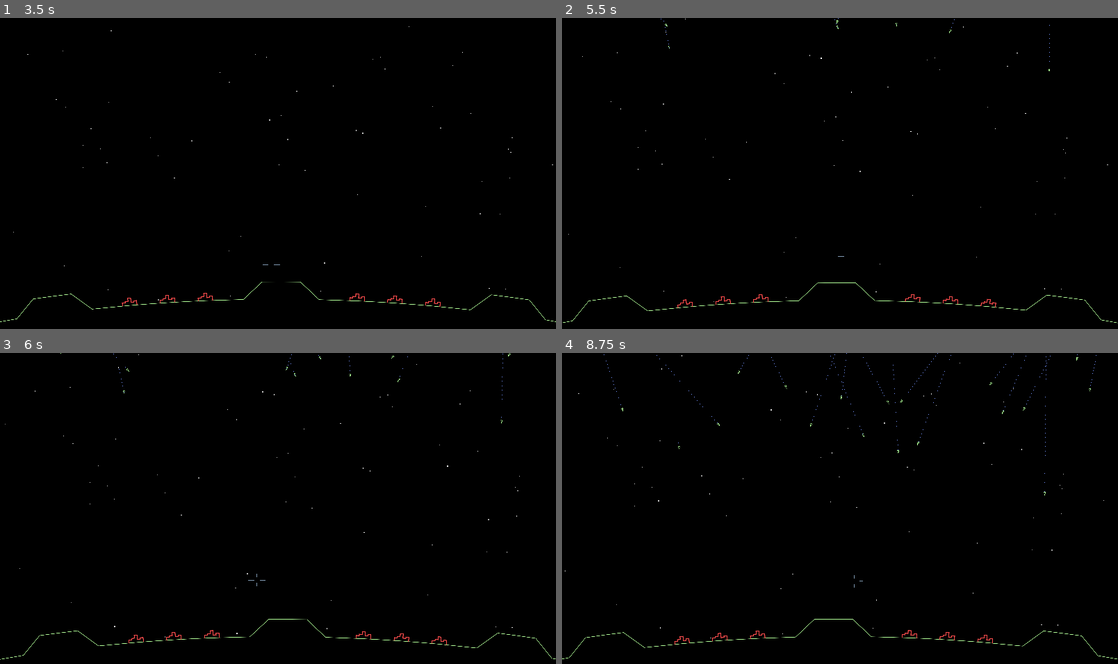
Above: before the commit, frames 1-4 (two rows, left to right).
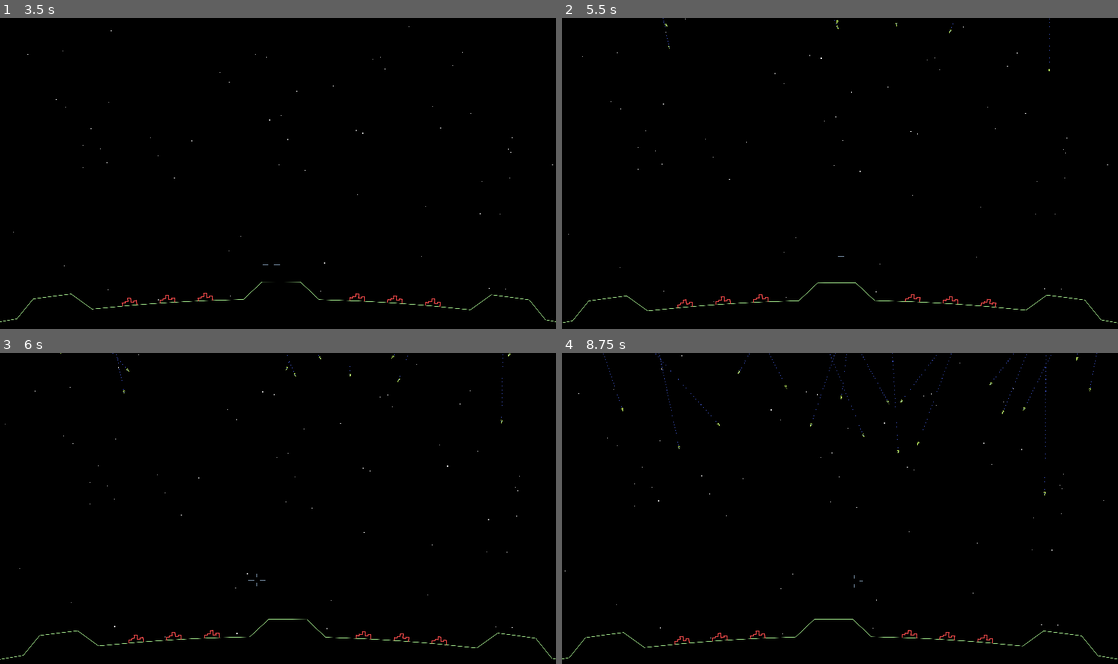
Above: after the commit, the same moments.

Repository: tartley/missile-commander
Game: Godot game, scene res://main.tscn
Same seed, same stepped clock (60 frames per second), same inputs: the game is played once before the commit and once after it.
Inputs (mouse positions are in pixels of both pictures, inside the frame that each line leads up to):
- Up to frame 1 (3.5 s): tap Enter at 0.5, 2 s; move the mouse to (305, 173) at 0.52 s; tap Space at 1.25, 2.75 s; move the mouse to (250, 176) at 1.27 s; move the mouse to (289, 167) at 2.02 s; move the mouse to (272, 179) at 2.77 s
- Up to frame 2 (5.5 s): tap Enter at 3.5 s; move the mouse to (878, 176) at 3.52 s; move the mouse to (795, 170) at 4.27 s; tap Space at 5 s; move the mouse to (845, 173) at 5.02 s
- Up to frame 3 (6 s): move the mouse to (255, 502) at 5.77 s
- Up to frame 4 (8.75 s): move the mouse to (867, 508) at 6.52 s; move the mouse to (812, 511) at 7.27 s; move the mouse to (851, 502) at 8.02 s

Frame 1 is identical in both runs. In frame 2, less than 0.1% of the frame differs, in the area x 17-88%, y 0-17%; in frame 3, less than 0.1%; in frame 4, 0.2%, in the area x 7-97%, y 0-46%.

Commit message:
Rm Missile.Appearance. Improve missile trails.
Remove the needless Missile.Appearance node. Missiles now have
their own one-liner _draw function.

Improve missile trails, they now move backwards from the missile,
expanding and becoming more transparent until fading away.

Diff:
--- a/missile/appearance.gd
+++ /dev/null
@@ -1,7 +0,0 @@
-extends Node2D
-
-# must be populated by parent
-var verts:Array[Vector2]
-
-func _draw():
-    draw_polyline(verts, Color(.7, 1, .6), 2.0, true)
--- a/missile/missile.gd
+++ b/missile/missile.gd
@@ -11,8 +11,9 @@
 var velocity: Vector2
 
 func _ready() -> void:
-    $Appearance.verts = verts
-    $Exhaust.direction = Vector2(velocity.x, -velocity.y)
+    $Exhaust.direction = Vector2(0, 1)
+    $Exhaust.initial_velocity_max = velocity.length()
+    $Exhaust.initial_velocity_min = velocity.length()
 
 func launch(pos:Vector2, destination:Vector2, speed:float):
     position = pos
@@ -21,3 +22,6 @@
 
 func _process(delta: float) -> void:
     position += velocity * delta
+
+func _draw():
+    draw_polyline(verts, Color(.8, 7, .4), 2.0, true)
--- a/missile/missile.tscn
+++ b/missile/missile.tscn
@@ -1,24 +1,31 @@
-[gd_scene load_steps=3 format=3 uid="uid://beborlibqojkp"]
+[gd_scene load_steps=4 format=3 uid="uid://beborlibqojkp"]
 
 [ext_resource type="Script" path="res://missile/missile.gd" id="1_ag1ef"]
-[ext_resource type="Script" path="res://missile/appearance.gd" id="2_uund3"]
+
+[sub_resource type="Curve" id="Curve_jjgk3"]
+_data = [Vector2(0.0827068, 0.24535), 0.0, 0.0, 0, 0, Vector2(1, 1), 0.0, 0.0, 0, 0]
+point_count = 2
+
+[sub_resource type="Gradient" id="Gradient_wnkbf"]
+offsets = PackedFloat32Array(0.0102041, 1)
+colors = PackedColorArray(1, 1, 1, 1, 0.635294, 0.635294, 0.631373, 0)
 
 [node name="Missile" type="Node2D"]
 script = ExtResource("1_ag1ef")
 metadata/_edit_group_ = true
 
-[node name="Appearance" type="Node2D" parent="."]
-script = ExtResource("2_uund3")
-
 [node name="Exhaust" type="CPUParticles2D" parent="."]
 show_behind_parent = true
 amount = 80
-lifetime = 10.0
+lifetime = 5.0
 speed_scale = 0.75
 fract_delta = false
+particle_flag_align_y = true
 direction = Vector2(2.08165e-12, 1)
 spread = 0.0
 gravity = Vector2(2.08165e-12, 2.08165e-12)
-scale_amount_min = 4.0
-scale_amount_max = 4.0
-color = Color(0.458824, 0.576471, 1, 1)
+scale_amount_min = 16.0
+scale_amount_max = 16.0
+scale_amount_curve = SubResource("Curve_jjgk3")
+color = Color(0.309804, 0.419608, 1, 1)
+color_ramp = SubResource("Gradient_wnkbf")
